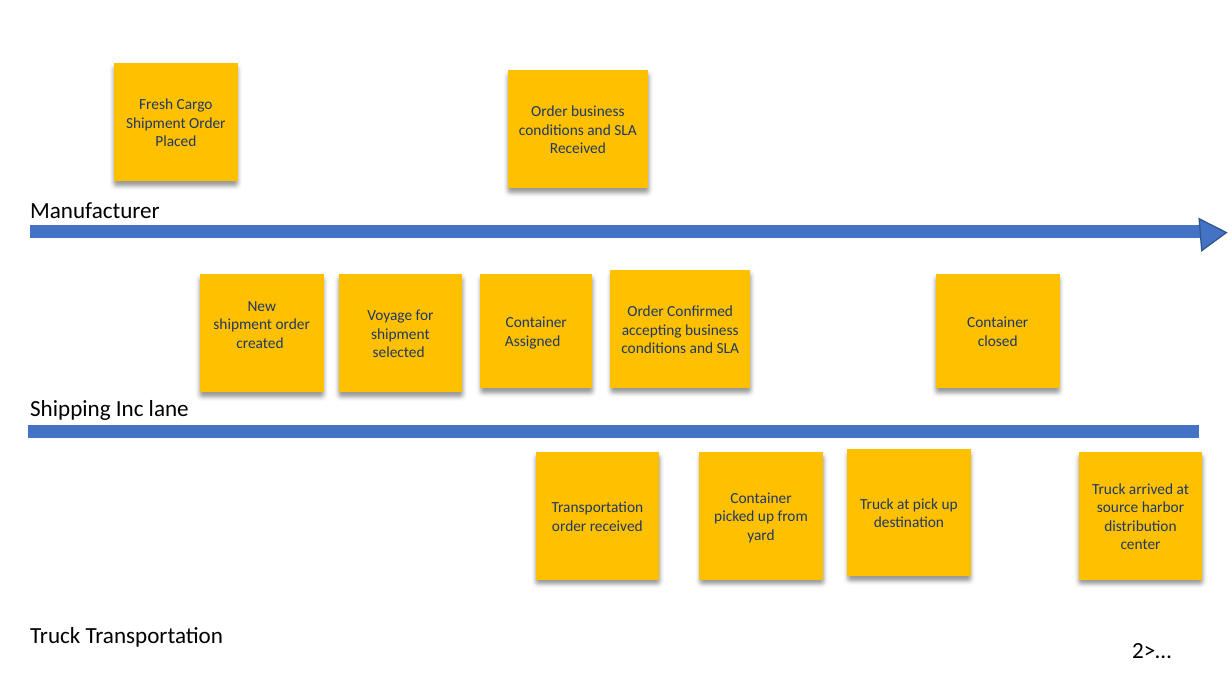
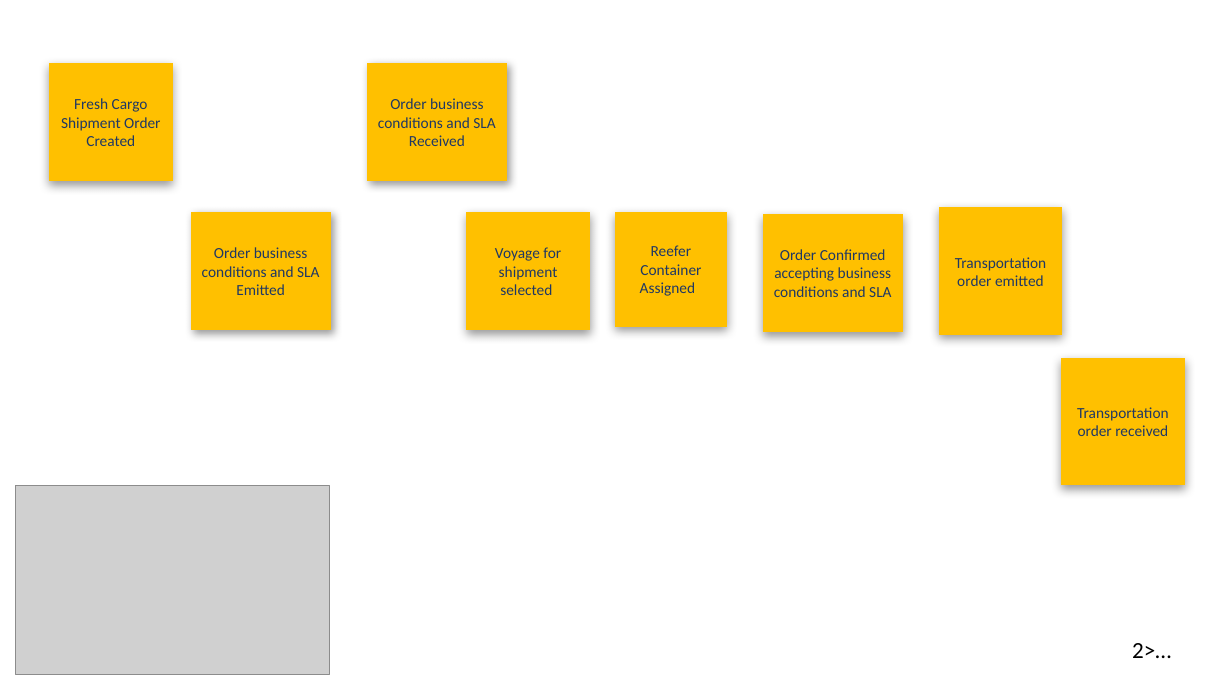
Before and after one commit to ibm-cloud-architecture/refarch-kc, a slide deck: slide 7 of analysis/kc-eventstorming.pptx (slide 4 before the commit). Drawn at 1232x693 pixels with LibreOffice and Linux fonts; fonts in the diff are those of the drawing; grey boxes stand for pictures. Boxes give left, top, right and bottom in pixels: in the first picture for what was removed or moved away, otherwise in the second. Text is boxed around its words. In the diff, an @@ line names an element or a change of style, - is before the commit and + after.

```diff
--- a/analysis/kc-eventstorming.pptx
+++ b/analysis/kc-eventstorming.pptx
@@ rectangle "Fresh Cargo Shipment Order Created": place and size @@
-rectangle "Fresh Cargo Shipment Order Created" at bbox=[115, 64, 237, 181]
+rectangle "Fresh Cargo Shipment Order Created" at bbox=[50, 64, 172, 181]
@@ rectangle "Order business conditions and SLA": place and size @@
-rectangle "Order business conditions and SLA" at bbox=[508, 70, 647, 188]
+rectangle "Order business conditions and SLA" at bbox=[368, 64, 506, 181]
@@ text in rectangle at bbox=[61, 98, 160, 146]: text changed @@
-Fresh Cargo Shipment Order Placed
+Fresh Cargo Shipment Order Created
@@ text removed at bbox=[30, 202, 160, 218] @@
-Manufacturer
@@ rectangle added at bbox=[940, 208, 1062, 335], fill #FFC000, outline #FFC000 1 pt, 12 pt, text #203864 @@
+Transportation order emitted
@@ line removed from (30, 232) to (1202, 232) @@
@@ rectangle added at bbox=[191, 213, 330, 330], fill #FFC000, outline #FFC000 1 pt, 12 pt, text #203864 @@
+Order business conditions and SLA
+Emitted
@@ rectangle "Voyage for shipment": place and size @@
-rectangle "Voyage for shipment" at bbox=[339, 274, 461, 392]
+rectangle "Voyage for shipment" at bbox=[467, 213, 589, 330]
@@ shadow changed in 6 elements at bbox=[368, 64, 506, 181], bbox=[50, 64, 172, 181], bbox=[467, 213, 589, 330], bbox=[763, 214, 902, 332], bbox=[1062, 359, 1184, 485], bbox=[616, 213, 726, 326] @@
@@ rectangle "Reefer Container Assigned": place and size @@
-rectangle "Reefer Container Assigned" at bbox=[482, 274, 592, 388]
+rectangle "Reefer Container Assigned" at bbox=[616, 213, 726, 326]
@@ rectangle "Order Confirmed accepting business conditions ...": place and size @@
-rectangle "Order Confirmed accepting business conditions ..." at bbox=[611, 271, 750, 388]
+rectangle "Order Confirmed accepting business conditions ..." at bbox=[763, 214, 902, 332]
@@ triangle removed at bbox=[1200, 217, 1228, 251] @@
@@ text in rectangle at bbox=[640, 245, 701, 296]: text changed @@
-Container Assigned
+Reefer Container Assigned
@@ rectangle removed at bbox=[201, 274, 323, 392] @@
-New
-shipment order created
@@ rectangle removed at bbox=[937, 274, 1059, 388] @@
-Container closed
@@ rectangle "Transportation order received": place and size @@
-rectangle "Transportation order received" at bbox=[536, 453, 658, 579]
+rectangle "Transportation order received" at bbox=[1062, 359, 1184, 485]
@@ text removed at bbox=[30, 400, 189, 420] @@
-Shipping Inc lane
@@ line removed from (28, 432) to (1200, 432) @@
@@ rectangle removed at bbox=[848, 449, 970, 576] @@
-Truck at pick up destination
@@ rectangle removed at bbox=[700, 453, 822, 579] @@
-Container picked up from yard
@@ rectangle removed at bbox=[1080, 453, 1202, 579] @@
-Truck arrived at source harbor distribution center
@@ picture added at bbox=[15, 486, 329, 675] @@
@@ text removed at bbox=[30, 627, 223, 647] @@
-Truck Transportation
```
Also in this commit, not shown: 6 other slides changed, 8 slides added, 2 slides removed, 37 other files.
